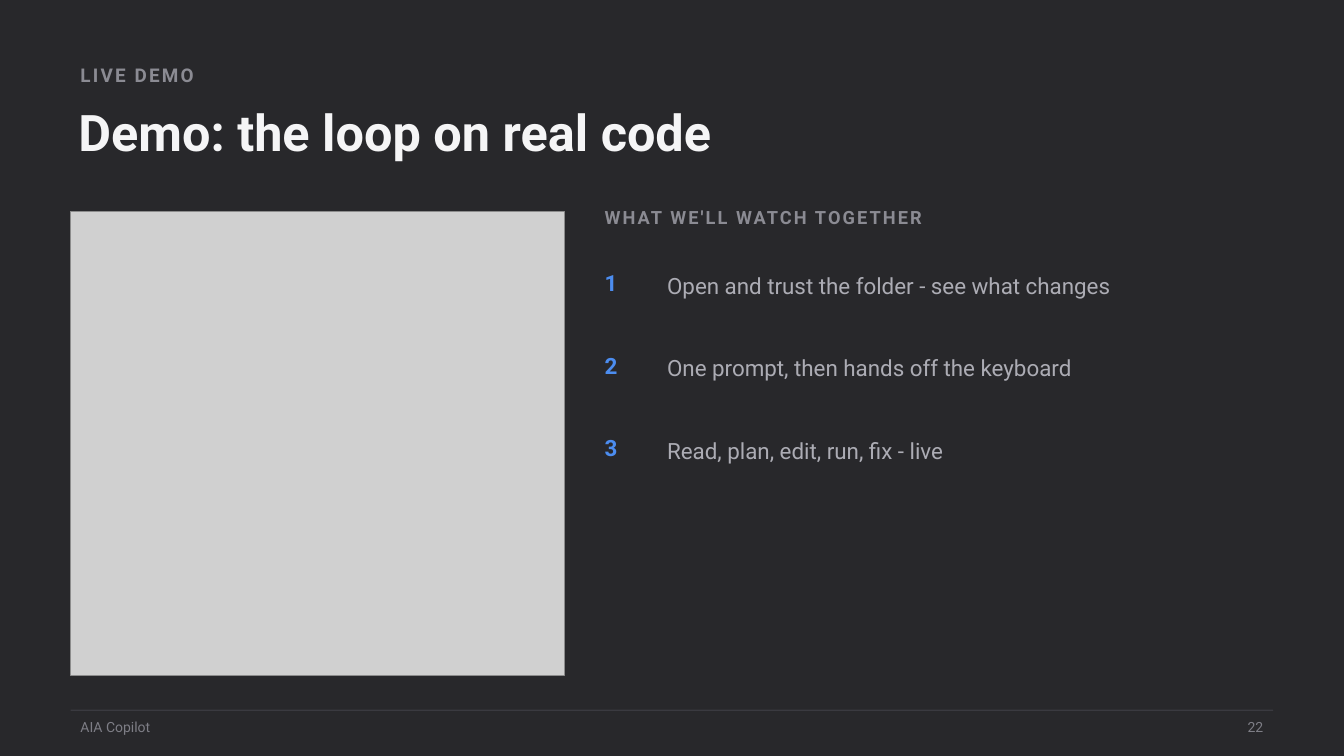
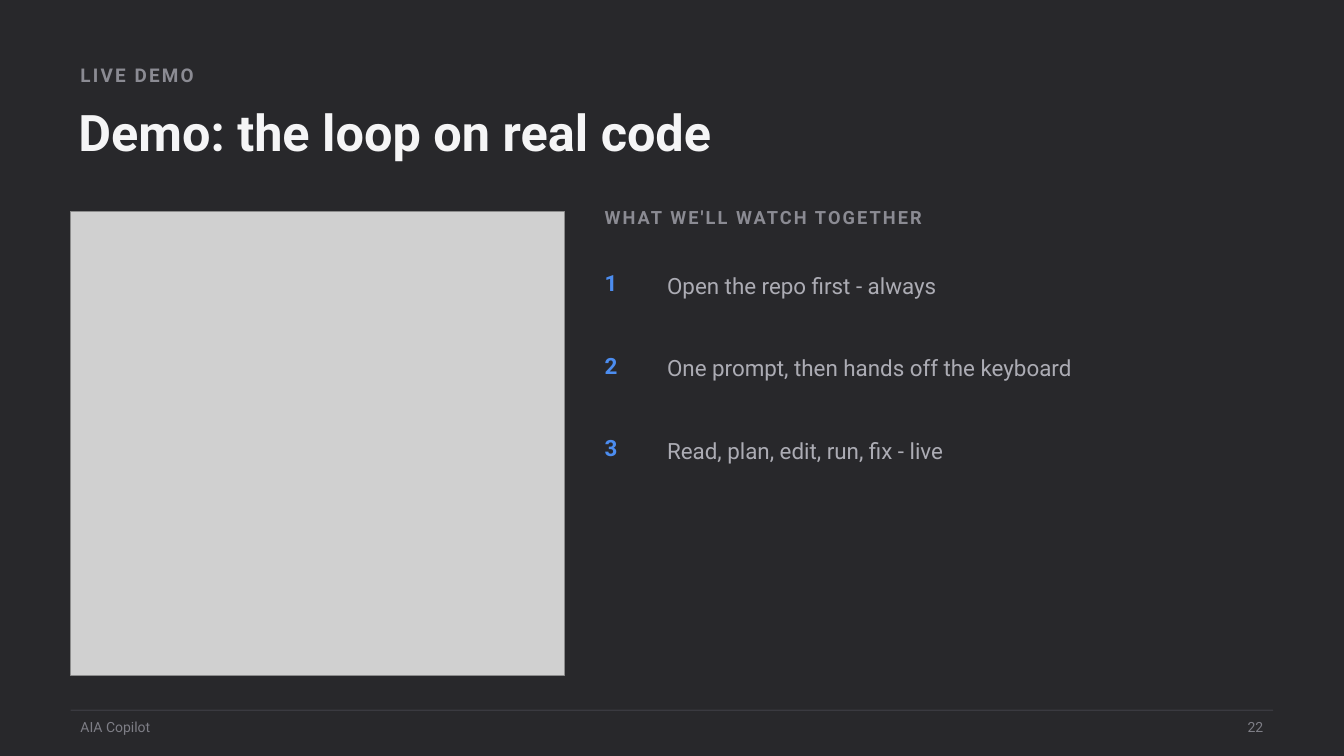
Before and after one commit to scottrhay/AIA-ClaudeCopilot, a slide deck: slide 22 of claude-code-3day/slides/Day1_Claude_Code_Fundamentals.pptx. Drawn at 1344x756 pixels with LibreOffice and Linux fonts; fonts in the diff are those of the drawing; grey boxes stand for pictures. Boxes give left, top, right and bottom in pixels: in the first picture for what was removed or moved away, otherwise in the second. Text is boxed around its words. In the diff, an @@ line names an element or a change of style, - is before the commit and + after.

Commit message:
Slide 22: open the repo first as a rule, not a staged no-folder demo

```diff
--- a/claude-code-3day/slides/Day1_Claude_Code_Fundamentals.pptx
+++ b/claude-code-3day/slides/Day1_Claude_Code_Fundamentals.pptx
@@ text at [667,277,936,299]: text changed @@
-Open and trust the folder - see what changes
+Open the repo first - always
```
